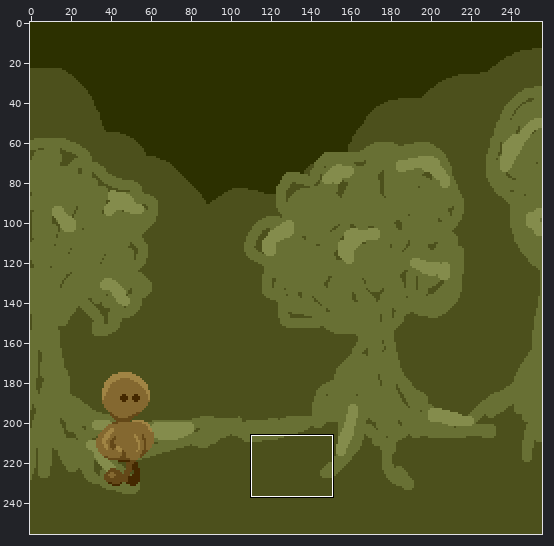
Pixel-art file -- sprites/consept.aseprite. The picture above shows the old version from afar; the outline marks the close-up.
Close-up. Old version:
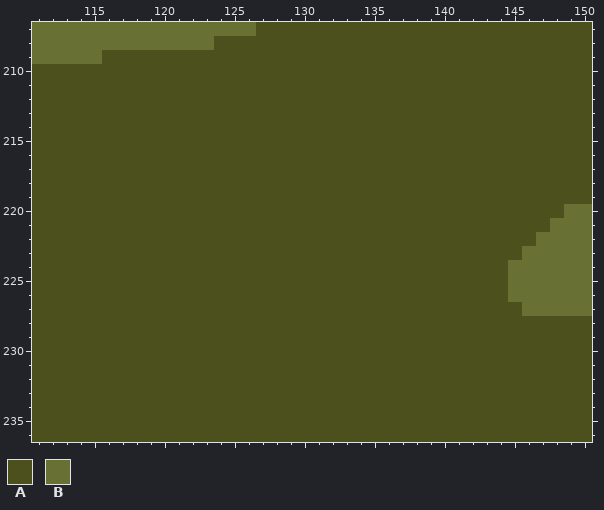
256x256 pixels, 1 frame. Shown: x 111..150, y 207..236.
Visible layers, top first: "actual guy", "bg".
Palette (. is transparent): A #4c501c  B #687034
Pixels before, first column x 111:
207 BBBBBBBBBBBBBBBBAAAAAAAAAAAAAAAAAAAAAAAA
208 BBBBBBBBBBBBBAAAAAAAAAAAAAAAAAAAAAAAAAAA
209 BBBBBAAAAAAAAAAAAAAAAAAAAAAAAAAAAAAAAAAA
210 AAAAAAAAAAAAAAAAAAAAAAAAAAAAAAAAAAAAAAAA
211 AAAAAAAAAAAAAAAAAAAAAAAAAAAAAAAAAAAAAAAA
212 AAAAAAAAAAAAAAAAAAAAAAAAAAAAAAAAAAAAAAAA
213 AAAAAAAAAAAAAAAAAAAAAAAAAAAAAAAAAAAAAAAA
214 AAAAAAAAAAAAAAAAAAAAAAAAAAAAAAAAAAAAAAAA
215 AAAAAAAAAAAAAAAAAAAAAAAAAAAAAAAAAAAAAAAA
216 AAAAAAAAAAAAAAAAAAAAAAAAAAAAAAAAAAAAAAAA
217 AAAAAAAAAAAAAAAAAAAAAAAAAAAAAAAAAAAAAAAA
218 AAAAAAAAAAAAAAAAAAAAAAAAAAAAAAAAAAAAAAAA
219 AAAAAAAAAAAAAAAAAAAAAAAAAAAAAAAAAAAAAAAA
220 AAAAAAAAAAAAAAAAAAAAAAAAAAAAAAAAAAAAAABB
221 AAAAAAAAAAAAAAAAAAAAAAAAAAAAAAAAAAAAABBB
222 AAAAAAAAAAAAAAAAAAAAAAAAAAAAAAAAAAAABBBB
223 AAAAAAAAAAAAAAAAAAAAAAAAAAAAAAAAAAABBBBB
224 AAAAAAAAAAAAAAAAAAAAAAAAAAAAAAAAAABBBBBB
225 AAAAAAAAAAAAAAAAAAAAAAAAAAAAAAAAAABBBBBB
226 AAAAAAAAAAAAAAAAAAAAAAAAAAAAAAAAAABBBBBB
227 AAAAAAAAAAAAAAAAAAAAAAAAAAAAAAAAAAABBBBB
228 AAAAAAAAAAAAAAAAAAAAAAAAAAAAAAAAAAAAAAAA
229 AAAAAAAAAAAAAAAAAAAAAAAAAAAAAAAAAAAAAAAA
230 AAAAAAAAAAAAAAAAAAAAAAAAAAAAAAAAAAAAAAAA
231 AAAAAAAAAAAAAAAAAAAAAAAAAAAAAAAAAAAAAAAA
232 AAAAAAAAAAAAAAAAAAAAAAAAAAAAAAAAAAAAAAAA
233 AAAAAAAAAAAAAAAAAAAAAAAAAAAAAAAAAAAAAAAA
234 AAAAAAAAAAAAAAAAAAAAAAAAAAAAAAAAAAAAAAAA
235 AAAAAAAAAAAAAAAAAAAAAAAAAAAAAAAAAAAAAAAA
236 AAAAAAAAAAAAAAAAAAAAAAAAAAAAAAAAAAAAAAAA
New version:
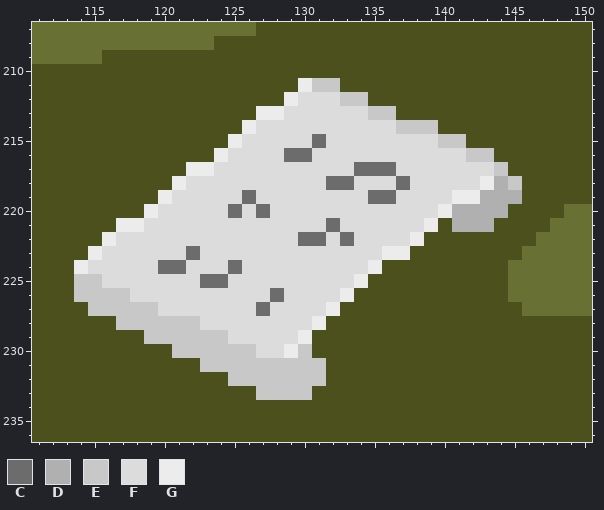
Colours new in this view: C #6c6c6c  D #b0b0b0  E #c8c8c8  F #dcdcdc  G #ececec
Change:
layer "musiv" added
Changed rows in their new state; - is an unchanged pixel.
Layer "musiv":
first column x 114:
211 ----------------GEE-------------
212 ---------------GFFFEE-----------
213 -------------GGFFFFFFEE---------
214 ------------GFFFFFFFFFFEEE------
215 -----------GFFFFFCFFFFFFFFEE----
216 ----------GFFFFCCFFFFFFFFFFFEE--
217 --------GGFFFFFFFFFFCCCFFFFFFFE-
218 -------GFFFFFFFFFFCCFFFCFFFFFGDE
219 ------GFFFFFCFFFFFFFFCCFFFFGGDDD
220 -----GFFFFFCFCFFFFFFFFFFFFGDDDD-
221 ---GGFFFFFFFFFFFFFCFFFFFFG-DDD--
222 --GFFFFFFFFFFFFFCCFCFFFFG-------
223 -GFFFFFFCFFFFFFFFFFFFFGG--------
224 GFFFFFCCFFFCFFFFFFFFFG----------
225 EEFFFFFFFCCFFFFFFFFFG-----------
226 EEEEFFFFFFFFFFCFFFFG------------
227 -EEEEEFFFFFFFCFFFFG-------------
228 ---EEEEEEFFFFFFFFG--------------
229 -----EEEEEEFFFFFG---------------
230 -------EEEEEEFFGE---------------
231 ---------EEEEEEEEE--------------
232 -----------EEEEEEE--------------
233 -------------EEEE---------------
Pixel boxes of the changes (left, top, right, bottom) in both close-ups:
changed: (74, 78, 522, 400)
